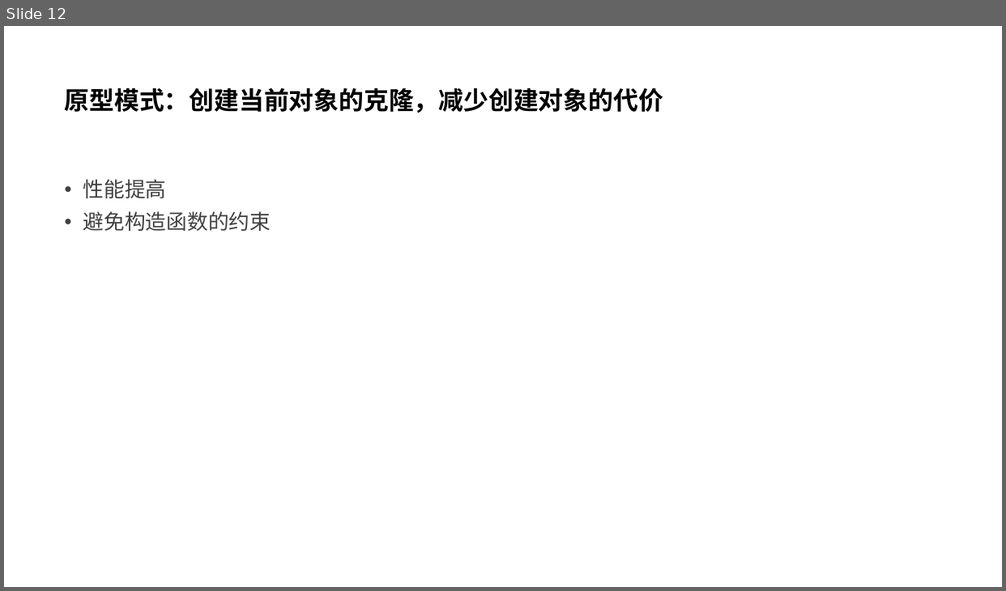
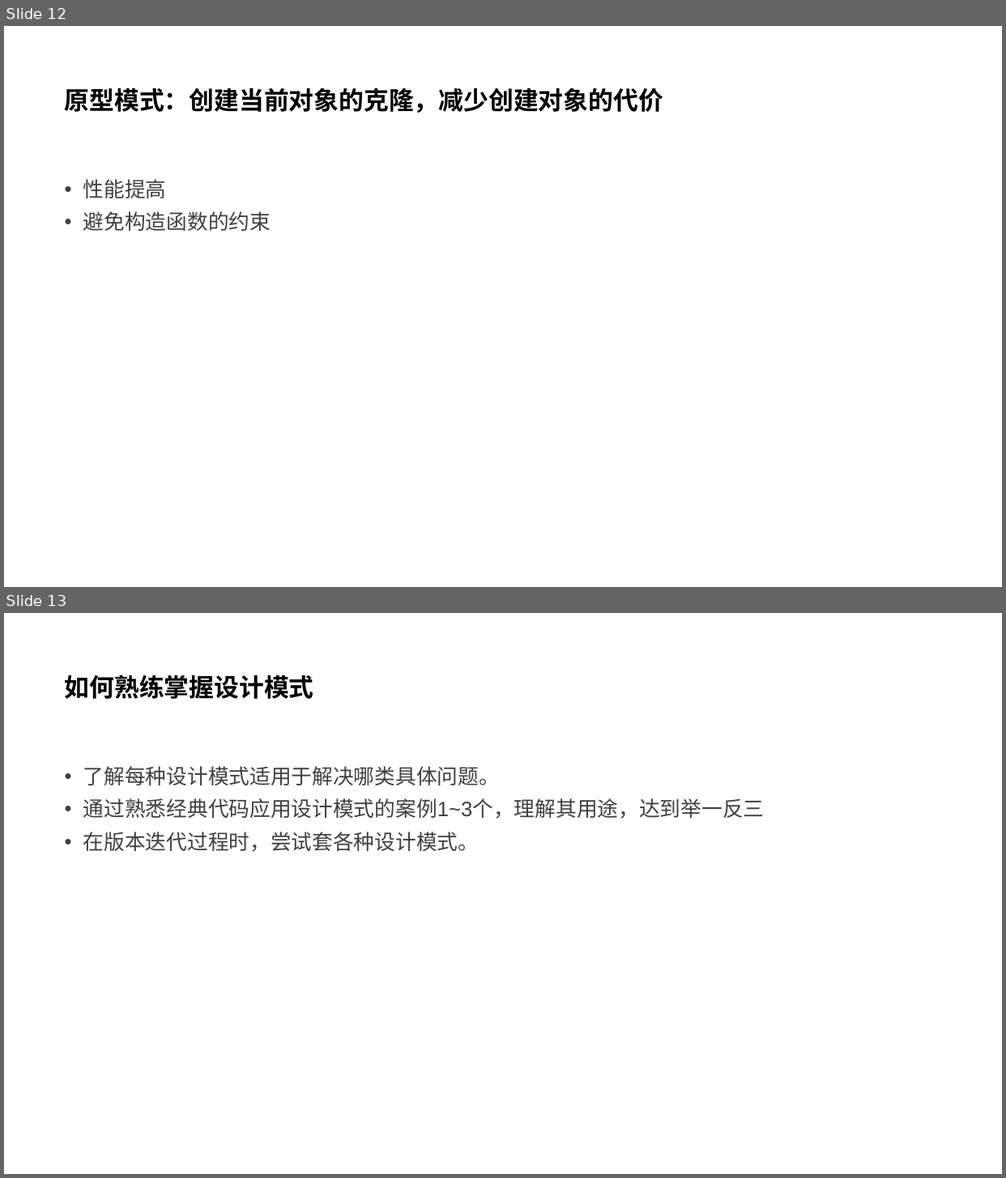
Before and after one commit to martinhunter/programming_paradigm, a slide deck: OOP/面向对象的设计模式.pptx. Shown one above the other, each under a label of ours: slide 12 before the commit, slides 12 and 13 after it. The pictures are 1006x591 and 1006x1178 pixels, drawn with LibreOffice and Linux fonts; fonts in the diff are those of the drawing. Boxes give left, top, right and bottom in pixels: in the first picture for what was removed or moved away, otherwise in the second. Text is boxed around its words. In the diff, an @@ line names an element or a change of style, - is before the commit and + after.

Commit message:
add ppt page

```diff
--- a/OOP/面向对象的设计模式.pptx
+++ b/OOP/面向对象的设计模式.pptx
@@ slide 13 added at (4,613,1002,1174), background #FFFFFF @@
@@ title added at (65,675,314,699), 24 pt, text #000000, bold @@
+如何熟练掌握设计模式
@@ text added at (83,766,765,852), 20 pt, text #404040 @@
+• 了解每种设计模式适用于解决哪类具体问题。
+• 通过熟悉经典代码应用设计模式的案例1~3个，理解其用途，达到举一反三
+• 在版本迭代过程时，尝试套各种设计模式。
```
